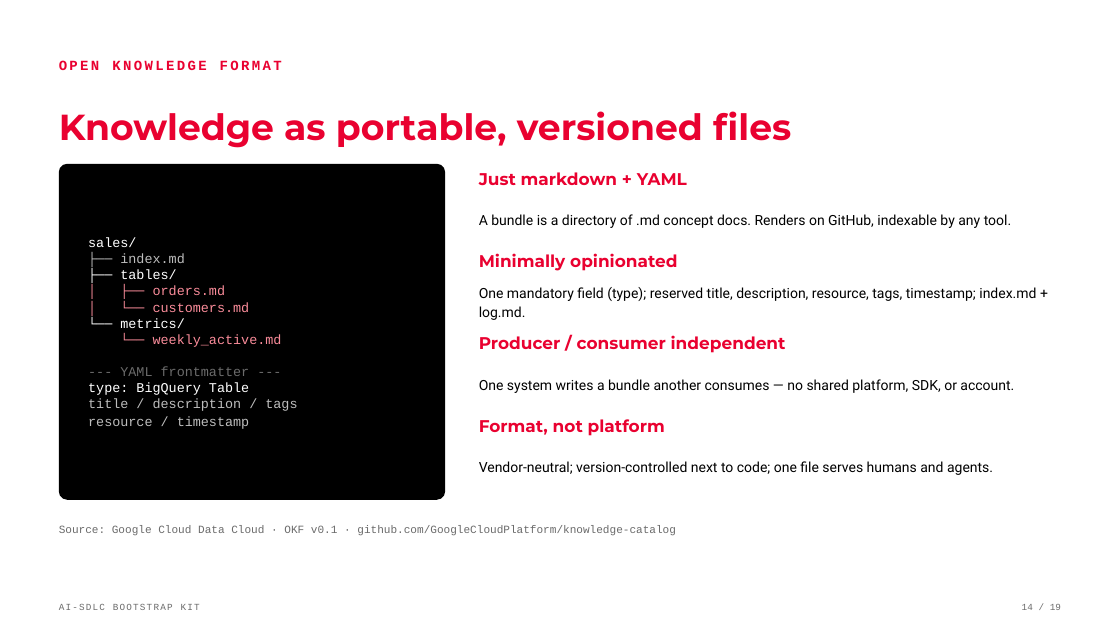
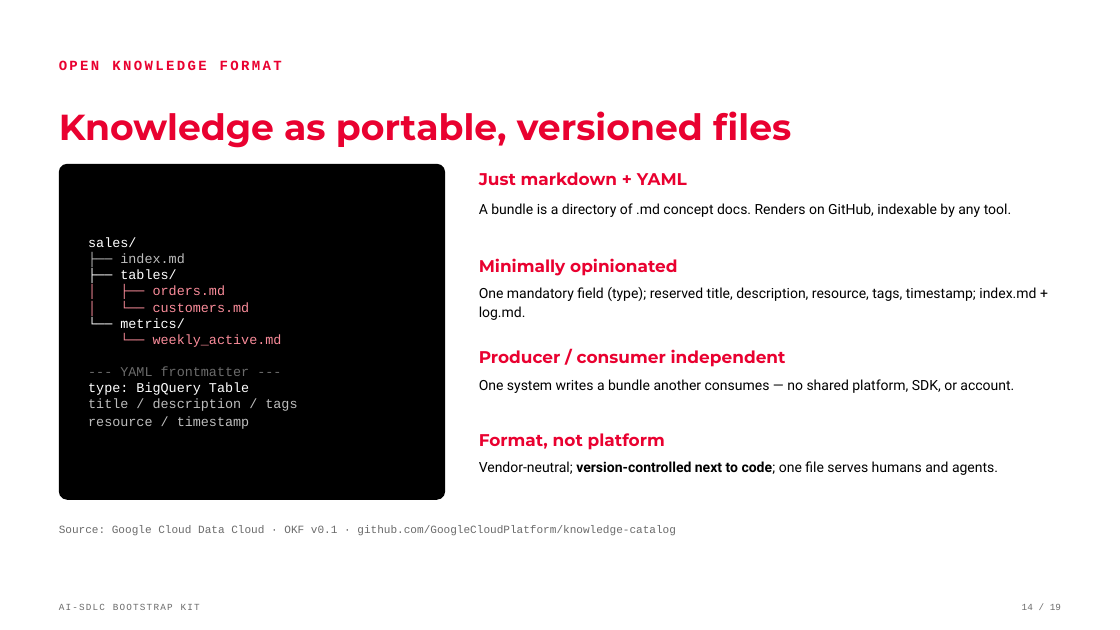
Before and after one commit to georgiandinca/ai-sdlc-bootstrap-kit, a slide deck: slide 14 of docs/presentation/ai-sdlc-bootstrap.pptx. Drawn at 1120x630 pixels with LibreOffice and Linux fonts; fonts in the diff are those of the drawing. Boxes give left, top, right and bottom in pixels: in the first picture for what was removed or moved away, otherwise in the second. Text is boxed around its words. In the diff, an @@ line names an element or a change of style, - is before the commit and + after.

```diff
--- a/docs/presentation/ai-sdlc-bootstrap.pptx
+++ b/docs/presentation/ai-sdlc-bootstrap.pptx
@@ text "A bundle is a directory ...": place and size @@
-text "A bundle is a directory ..." at (479,214,1011,228)
+text "A bundle is a directory ..." at (479,203,1011,217)
@@ text "Minimally opinionated": place and size @@
-text "Minimally opinionated" at (479,253,677,271)
+text "Minimally opinionated" at (479,258,677,276)
@@ text "Producer / consumer independent": place and size @@
-text "Producer / consumer independent" at (479,335,786,353)
+text "Producer / consumer independent" at (479,349,786,367)
@@ text "Vendor-neutral; version-controlled next to code; ..." at (479,461,998,475): bold on in "version-controlled next to code;" @@
@@ text "Format, not platform": place and size @@
-text "Format, not platform" at (479,419,665,436)
+text "Format, not platform" at (479,433,665,450)
```
Also in this commit, not shown: 3 other slides changed.
